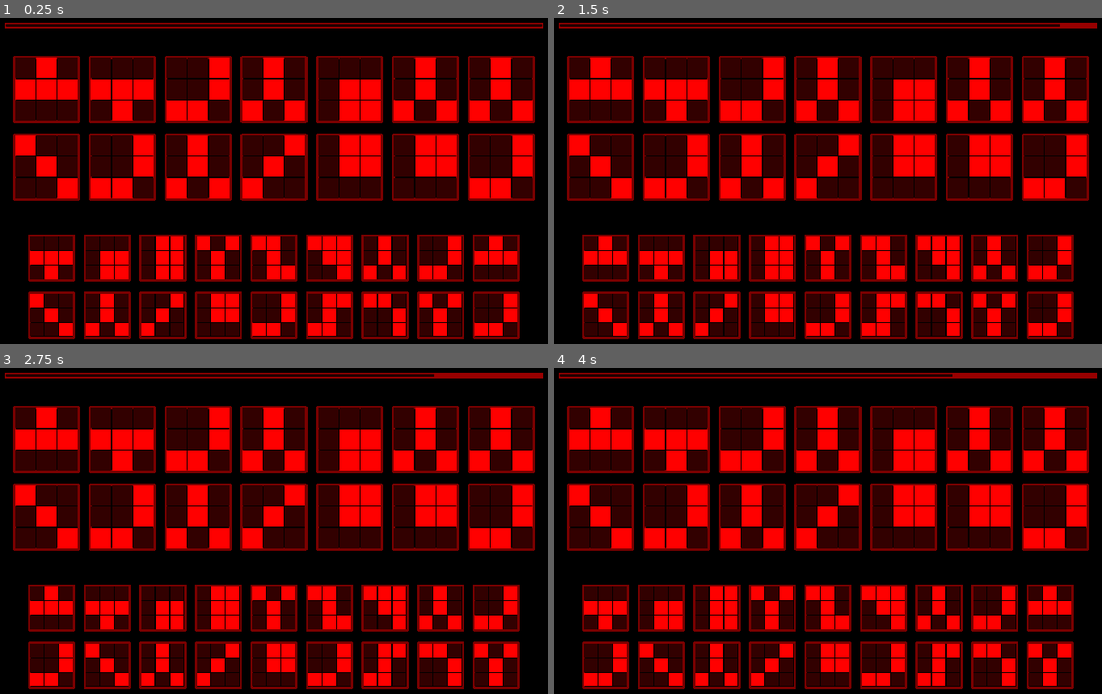
Above: before the commit, frames 1-4 (two rows, left to right).
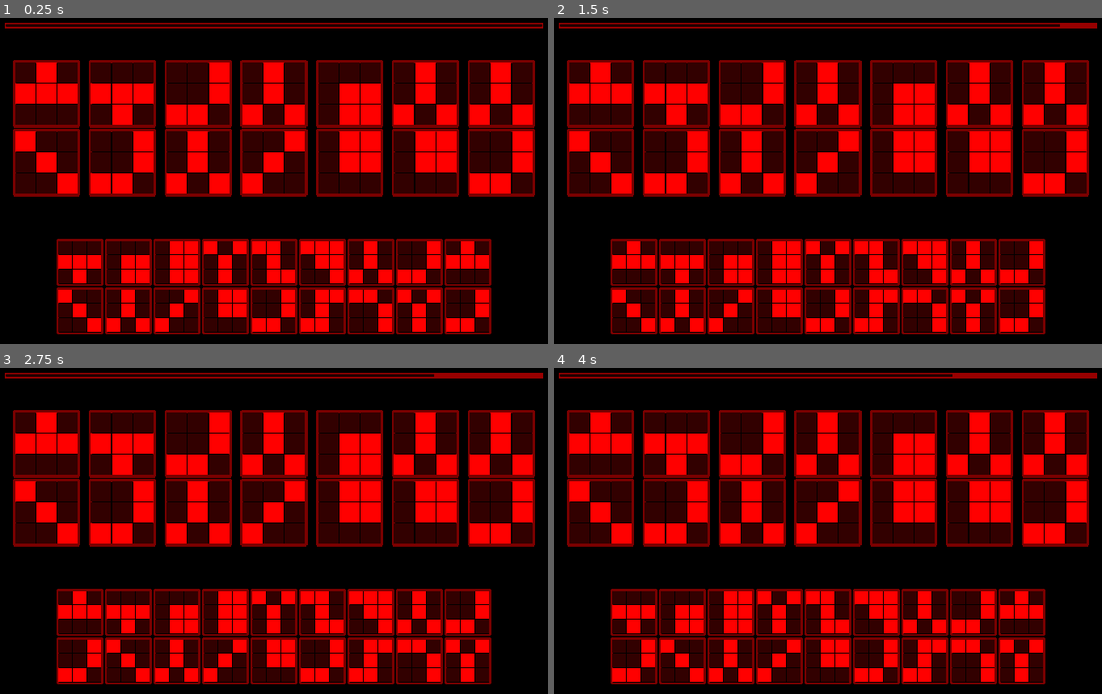
Above: after the commit, the same moments.

Repository: abarichello/gamine
Game: Godot game, scene res://scenes/Main.tscn
Same seed, same stepped clock (60 frames per second), same inputs: the game is played once before the commit and once after it.
Inputs:
- Up to frame 1 (0.25 s): no input
- Up to frame 2 (1.5 s): tap Enter (ui_accept) at 0.5, 0.77, 1.25 s; hold Right (ui_right) 0.53-1.28 s; hold Down (ui_down) from 1.28 s (still down)
- Up to frame 3 (2.75 s): tap Enter (ui_accept) at 1.52, 2 s; release Down (ui_down) at 2.03 s; hold Right (ui_right) from 2.03 s (still down)
- Up to frame 4 (4 s): tap Enter (ui_accept) at 2.75, 3.02, 3.5, 3.77 s; release Right (ui_right) at 2.78 s; hold Up (ui_up) 2.78-3.53 s; hold Left (ui_left) from 3.53 s (still down)

The runs differ from the first frame. In frame 1, 30% of the frame differs, in the area x 2-98%, y 11-99%; in frame 2, 30%; in frame 3, 30%; in frame 4, 31%.

Commit message:
Piece highlighting functions

Diff:
--- a/game/scenes/Game.tscn
+++ b/game/scenes/Game.tscn
@@ -165,16 +165,15 @@
 anchor_right = 0.0
 anchor_bottom = 0.0
 margin_left = 960.0
-margin_top = 215.0
+margin_top = 228.0
 margin_right = 960.0
-margin_bottom = 245.0
-rect_pivot_offset = Vector2( 0, 0 )
-rect_clip_content = false
-mouse_filter = 1
-mouse_default_cursor_shape = 0
-size_flags_horizontal = 1
-size_flags_vertical = 1
-custom_constants/separation = 30
+margin_bottom = 232.0
+rect_pivot_offset = Vector2( 0, 0 )
+rect_clip_content = false
+mouse_filter = 1
+mouse_default_cursor_shape = 0
+size_flags_horizontal = 1
+size_flags_vertical = 1
 alignment = 0
 _sections_unfolded = [ "Anchor", "Focus", "Grow Direction", "Hint", "Margin", "Material", "Mouse", "Pause", "Rect", "Size Flags", "Theme", "Visibility", "custom_constants" ]
 
@@ -200,8 +199,8 @@
 anchor_top = 0.0
 anchor_right = 0.0
 anchor_bottom = 0.0
-margin_top = 30.0
-margin_bottom = 30.0
+margin_top = 4.0
+margin_bottom = 4.0
 rect_pivot_offset = Vector2( 0, 0 )
 rect_clip_content = false
 mouse_filter = 1
@@ -237,16 +236,15 @@
 anchor_right = 0.0
 anchor_bottom = 0.0
 margin_left = 960.0
-margin_top = 205.0
+margin_top = 218.0
 margin_right = 960.0
-margin_bottom = 235.0
+margin_bottom = 222.0
 rect_pivot_offset = Vector2( 0, 0 )
 rect_clip_content = false
 mouse_filter = 1
 mouse_default_cursor_shape = 0
 size_flags_horizontal = 4
 size_flags_vertical = 4
-custom_constants/separation = 30
 alignment = 0
 _sections_unfolded = [ "Anchor", "Focus", "Grow Direction", "Hint", "Margin", "Material", "Mouse", "Pause", "Rect", "Size Flags", "Theme", "Visibility", "custom_constants" ]
 
@@ -262,7 +260,6 @@
 mouse_default_cursor_shape = 0
 size_flags_horizontal = 1
 size_flags_vertical = 1
-custom_constants/separation = 25
 alignment = 0
 _sections_unfolded = [ "Anchor", "Focus", "Grow Direction", "Hint", "Margin", "Material", "Mouse", "Pause", "Rect", "Size Flags", "Theme", "Visibility", "custom_constants" ]
 
@@ -272,15 +269,14 @@
 anchor_top = 0.0
 anchor_right = 0.0
 anchor_bottom = 0.0
-margin_top = 30.0
-margin_bottom = 30.0
-rect_pivot_offset = Vector2( 0, 0 )
-rect_clip_content = false
-mouse_filter = 1
-mouse_default_cursor_shape = 0
-size_flags_horizontal = 1
-size_flags_vertical = 1
-custom_constants/separation = 25
+margin_top = 4.0
+margin_bottom = 4.0
+rect_pivot_offset = Vector2( 0, 0 )
+rect_clip_content = false
+mouse_filter = 1
+mouse_default_cursor_shape = 0
+size_flags_horizontal = 1
+size_flags_vertical = 1
 alignment = 0
 _sections_unfolded = [ "Anchor", "Focus", "Grow Direction", "Hint", "Margin", "Material", "Mouse", "Pause", "Rect", "Size Flags", "Theme", "Visibility", "custom_constants" ]
 
--- a/game/scenes/Piece.tscn
+++ b/game/scenes/Piece.tscn
@@ -6,6 +6,7 @@
 
 [node name="Piece" type="NinePatchRect" index="0"]
 
+show_behind_parent = true
 anchor_left = 0.0
 anchor_top = 0.0
 anchor_right = 0.0
--- a/game/scripts/GLOBALS.gd
+++ b/game/scripts/GLOBALS.gd
@@ -2,11 +2,14 @@
 
 var screensize = OS.get_screen_size()
 
+# Colors
 const FERGUS_THEME = [Color(1, 0, 0), Color()]
 const WYATT_THEME = [Color(0, 1, 0), Color()]
 const STRASSE_THEME = [Color(1, 0.56, 0), Color()]
+const HIGHLIGHT = Color(0.1, 0.1, 0.1)
 
-var selected_theme = 0
+var theme_index = 0
+var CURRENT_THEME = self.THEMES[self.theme_index][0]
 const THEMES = [FERGUS_THEME, WYATT_THEME, STRASSE_THEME]
 
 # Columns
--- a/game/scripts/Game.gd
+++ b/game/scripts/Game.gd
@@ -3,7 +3,10 @@
 onready var global = get_node("/root/Main/GLOBALS")
 
 func _ready():
-    self.modulate = global.THEMES[global.selected_theme][0]
+    self.modulate = global.CURRENT_THEME
+
+func _process(delta):
+    $"1/ProgressBar".value = float($Timeleft.time_left)
 
 func _input(event):
     if not get_child(0).dead:
@@ -31,9 +34,6 @@
         if event.is_action_pressed("ui_accept"):
             check_selection()
 
-func _process(delta):
-    $"1/ProgressBar".value = float($Timeleft.time_left)
-
 # Check the center selection against the current level
 func check_selection():
     var up_ok = int(get_node(global.UPPER_SELECT).get_child(4).id) == $Data.upper_row[$Data.level]
@@ -46,6 +46,11 @@
     else:
         print("WRONG")
 
+func highlight_piece(path):
+    get_node(path).get_child(3).self_modulate = global.HIGHLIGHT
+    get_node(path).get_child(4).self_modulate = global.HIGHLIGHT
+    get_node(path).get_child(5).self_modulate = global.HIGHLIGHT
+
 # --- Timers ---
 
 func _on_Timeleft_timeout():
